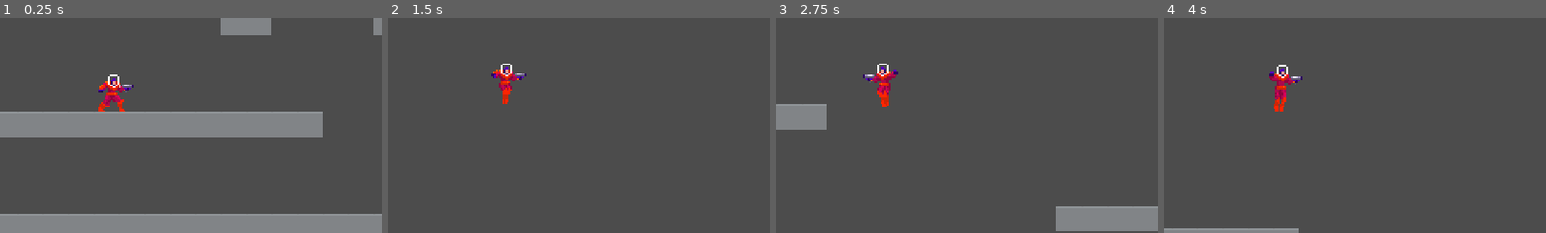
Above: before the commit, frames 1-4 (left to right).
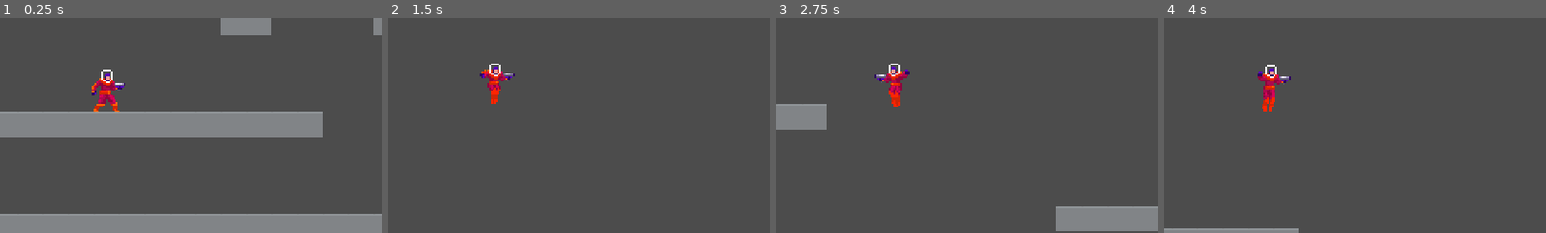
Above: after the commit, the same moments.

Repository: JuroUhlar/red_cascade
Game: Godot game, scene res://scenes/World.tscn
Two runs of this game, one before a commit and one after it. Both use one fixed random seed, a clock stepped at 60 frames per second and the inputs below.
Inputs:
- Up to frame 1 (0.25 s): no input
- Up to frame 2 (1.5 s): tap Enter at 0.5 s; hold D (move_right) from 0.53 s (still down); tap X (dash) at 0.6 s; tap Space (jump) at 0.77, 0.8, 1.07, 1.35 s
- Up to frame 3 (2.75 s): tap Space (jump) at 1.52, 1.82, 2.3 s; tap X (dash) at 1.55, 2.1 s; release D (move_right) at 2.03 s; hold A (move_left) from 2.03 s (still down)
- Up to frame 4 (4 s): release A (move_left) at 2.78 s; hold D (move_right) from 2.78 s (still down); tap X (dash) at 2.85 s; tap Space (jump) at 3.02, 3.32, 3.6, 3.77 s
The pictures show only the part of the screen within x 35-85%, y 34-84%; the shares and areas given below are measured in that part.

The runs differ from the first frame. In frame 1, 1.1% of the frame differs, in the area x 24-35%, y 24-44%; in frame 2, 1.0%; in frame 3, 1.2%; in frame 4, 1.3%, in the area x 24-37%, y 21-44%.

Commit message:
Added Idle Animation, Improved Jump and Fall

Diff:
--- a/scenes/Player.tscn
+++ b/scenes/Player.tscn
@@ -1,22 +1,23 @@
-[gd_scene load_steps=26 format=2]
+[gd_scene load_steps=27 format=2]
 
 [ext_resource path="res://scripts/Player.gd" type="Script" id=1]
 [ext_resource path="res://assets/Player/player-trail.png" type="Texture" id=2]
-[ext_resource path="res://assets/Player/player-jump1.png" type="Texture" id=3]
-[ext_resource path="res://assets/Player/player-fall3.png" type="Texture" id=4]
-[ext_resource path="res://assets/Player/player-fall2.png" type="Texture" id=5]
-[ext_resource path="res://assets/Player/player-run1.png" type="Texture" id=6]
-[ext_resource path="res://assets/Player/player-run2.png" type="Texture" id=7]
-[ext_resource path="res://assets/Player/player-run3.png" type="Texture" id=8]
-[ext_resource path="res://assets/Player/player-run4.png" type="Texture" id=9]
-[ext_resource path="res://assets/Player/player-run5.png" type="Texture" id=10]
-[ext_resource path="res://assets/Player/player-run6.png" type="Texture" id=11]
-[ext_resource path="res://assets/Player/player-jump2.png" type="Texture" id=12]
-[ext_resource path="res://assets/Player/player-jump3.png" type="Texture" id=13]
-[ext_resource path="res://assets/Player/player-jump4.png" type="Texture" id=14]
-[ext_resource path="res://assets/Player/player-dash1.png" type="Texture" id=15]
-[ext_resource path="res://assets/Player/player-dash2.png" type="Texture" id=16]
-[ext_resource path="res://assets/Player/player-dash3.png" type="Texture" id=17]
+[ext_resource path="res://assets/Player/player-idle1.png" type="Texture" id=3]
+[ext_resource path="res://assets/Player/player-idle2.png" type="Texture" id=4]
+[ext_resource path="res://assets/Player/player-fall3.png" type="Texture" id=5]
+[ext_resource path="res://assets/Player/player-fall2.png" type="Texture" id=6]
+[ext_resource path="res://assets/Player/player-run1.png" type="Texture" id=7]
+[ext_resource path="res://assets/Player/player-run2.png" type="Texture" id=8]
+[ext_resource path="res://assets/Player/player-run3.png" type="Texture" id=9]
+[ext_resource path="res://assets/Player/player-run4.png" type="Texture" id=10]
+[ext_resource path="res://assets/Player/player-run5.png" type="Texture" id=11]
+[ext_resource path="res://assets/Player/player-run6.png" type="Texture" id=12]
+[ext_resource path="res://assets/Player/player-jump2.png" type="Texture" id=13]
+[ext_resource path="res://assets/Player/player-jump3.png" type="Texture" id=14]
+[ext_resource path="res://assets/Player/player-jump4.png" type="Texture" id=15]
+[ext_resource path="res://assets/Player/player-dash1.png" type="Texture" id=16]
+[ext_resource path="res://assets/Player/player-dash2.png" type="Texture" id=17]
+[ext_resource path="res://assets/Player/player-dash3.png" type="Texture" id=18]
 
 [sub_resource type="RectangleShape2D" id=1]
 extents = Vector2( 9, 15 )
@@ -46,27 +47,27 @@
 
 [sub_resource type="SpriteFrames" id=8]
 animations = [ {
-"frames": [ ExtResource( 3 ) ],
+"frames": [ ExtResource( 3 ), ExtResource( 4 ) ],
 "loop": true,
 "name": "idle",
-"speed": 5.0
+"speed": 2.0
 }, {
-"frames": [ ExtResource( 4 ), ExtResource( 5 ) ],
+"frames": [ ExtResource( 5 ), ExtResource( 6 ) ],
 "loop": true,
 "name": "fall",
 "speed": 8.0
 }, {
-"frames": [ ExtResource( 6 ), ExtResource( 7 ), ExtResource( 8 ), ExtResource( 9 ), ExtResource( 10 ), ExtResource( 11 ) ],
+"frames": [ ExtResource( 7 ), ExtResource( 8 ), ExtResource( 9 ), ExtResource( 10 ), ExtResource( 11 ), ExtResource( 12 ) ],
 "loop": true,
 "name": "run",
 "speed": 12.0
 }, {
-"frames": [ ExtResource( 12 ), ExtResource( 13 ), ExtResource( 14 ) ],
+"frames": [ ExtResource( 13 ), ExtResource( 14 ), ExtResource( 15 ) ],
 "loop": true,
 "name": "jump",
 "speed": 8.0
 }, {
-"frames": [ ExtResource( 15 ), ExtResource( 16 ), ExtResource( 17 ) ],
+"frames": [ ExtResource( 16 ), ExtResource( 17 ), ExtResource( 18 ) ],
 "loop": false,
 "name": "dash",
 "speed": 30.0
@@ -118,7 +119,7 @@
 
 [node name="Sprite" type="AnimatedSprite" parent="."]
 frames = SubResource( 8 )
-animation = "idle"
+animation = "fall"
 
 [node name="ghost_timer" type="Timer" parent="."]
 wait_time = 0.05
Binary file changed: assets/Player/player-fall1.png
Binary file changed: assets/Player/player-fall2.png
Binary file changed: assets/Player/player-fall3.png
Binary file changed: assets/Player/player-fall4.png
Binary file added: assets/Player/player-idle1.png
Not shown, added: assets/Player/player-idle1.png.import
Binary file added: assets/Player/player-idle2.png
Not shown, added: assets/Player/player-idle2.png.import
Binary file changed: assets/Player/player-jump1.png
Binary file changed: assets/Player/player-jump2.png
Binary file changed: assets/Player/player-jump3.png
Binary file changed: assets/Player/player-jump4.png
